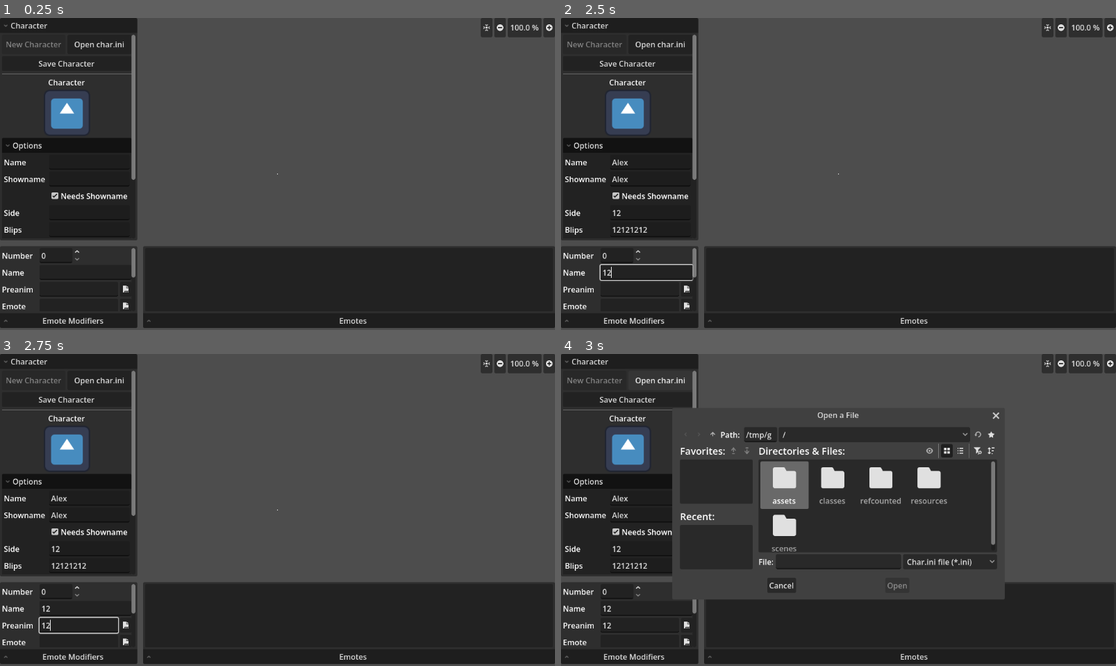
Above: before the commit, frames 1-4 (two rows, left to right).
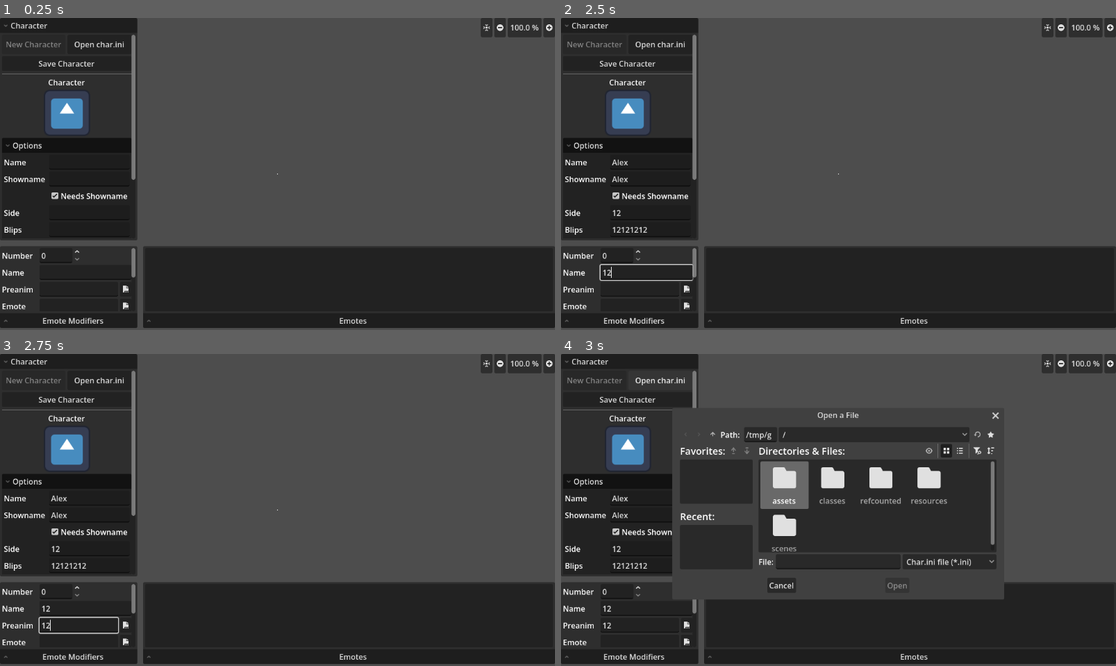
Above: after the commit, the same moments.

Repository: Crystalwarrior/KFO-CharMaker
Game: Godot game, scene res://scenes/main.tscn
Same seed, same stepped clock (60 frames per second), same inputs: the game is played once before the commit and once after it. The engine's default icon, where the game draws it, is replaced by a stand-in: a white triangle on a blue panel in a dark square.
Inputs (mouse positions are in pixels of both pictures, inside the frame that each line leads up to):
- Up to frame 1 (0.25 s): no input
- Up to frame 2 (2.5 s): click (649, 161) at 0.52 s; type "Alex" at 0.6 s; click (649, 180) at 0.75 s; type "Alex" at 0.83 s; click (649, 211) at 0.98 s; type "12" at 1.07 s; click (649, 230) at 1.27 s; type "12" at 1.35 s; click (649, 264) at 1.5 s; type "12" at 1.58 s; click (649, 280) at 1.73 s; type "12" at 1.82 s; click (649, 295) at 2.02 s; type "12" at 2.1 s; click (644, 273) at 2.25 s; type "12" at 2.33 s; click (638, 289) at 2.48 s
- Up to frame 3 (2.75 s): type "12" at 2.57 s
- Up to frame 4 (3 s): click "Open char.ini" at 2.75 s

Frames 1-3 are identical in both runs. In frame 4, 0.3% of the frame differs, in the area x 61-80%, y 18-79%.

Commit message:
Emote resource now save on and off button imagetextures, selecting an emote show on state of emote button

Diff:
--- a/resources/emote.gd
+++ b/resources/emote.gd
@@ -59,7 +59,10 @@
 @export var sound_time: int = 0
 ## If the sound should be looping or not
 @export var sound_loop: bool = false
-
+## Emote's off button, shown when the emote not selected
+@export var image_off: ImageTexture
+## Emote's on button, shown when the emote is selected
+@export var image_on: ImageTexture
 
 func _init(
 		p_display_name: String,
--- a/scenes/char_converter.gd
+++ b/scenes/char_converter.gd
@@ -74,6 +74,7 @@
 const SUPPORTED_EXTENSIONS: PackedStringArray = ANIMATED_EXTENSIONS + STATIC_EXTENSIONS
 
 var current_emote_number: int = -1
+var previous_emote_number: int = -1
 var current_character: Character
 
 var current_anim: AttorneyAnimation
@@ -168,11 +169,17 @@
 	emote_list.clear()
 	for i: int in current_character.emotes.size():
 		var emote: Emote = current_character.emotes[i]
-		var image_path: String = "%s/emotions/button%s_off.png" % [current_character.get_folder(), i + 1]
-		var image: Image = Image.new()
-		image.load(image_path)
+		var image_path: String = "%s/emotions/button%s_" % [current_character.get_folder(), i + 1]
+		var image_off: Image = Image.new()
+		var image_on: Image = Image.new()
+		image_off.load(image_path+"off.png")
+		image_on.load(image_path+"on.png")
+		if image_off:
+			emote.image_off = ImageTexture.create_from_image(image_off)
+		if image_on:
+			emote.image_on = ImageTexture.create_from_image(image_on)
 		var image_texture: ImageTexture = ImageTexture.new()
-		image_texture.set_image(image)
+		image_texture.set_image(image_off)
 		var at: int = emote_list.add_item(emote.display_name, image_texture)
 		emote_list.set_item_metadata(at, emote)
 		emote_list.set_item_tooltip(at, "%s\n%s: %s, %s" % [emote.display_name, i + 1, emote.pre, emote.idle])
@@ -202,6 +209,10 @@
 	sound_name_edit.text = emote.sound_name
 	sound_time_edit.value = emote.sound_time
 	sound_loop_check.button_pressed = emote.sound_loop
+	emote_list.set_item_icon(previous_emote_number, current_character.emotes[previous_emote_number].image_off) # Set previous emote's button to off state
+	previous_emote_number = idx
+	if emote.image_on:
+		emote_list.set_item_icon(current_emote_number, emote.image_on) # Set current emote's butotn to on state if image exist
 	for i: int in modifier_option.item_count:
 		var id: int = modifier_option.get_item_id(i)
 		if id == emote.emote_mod:
